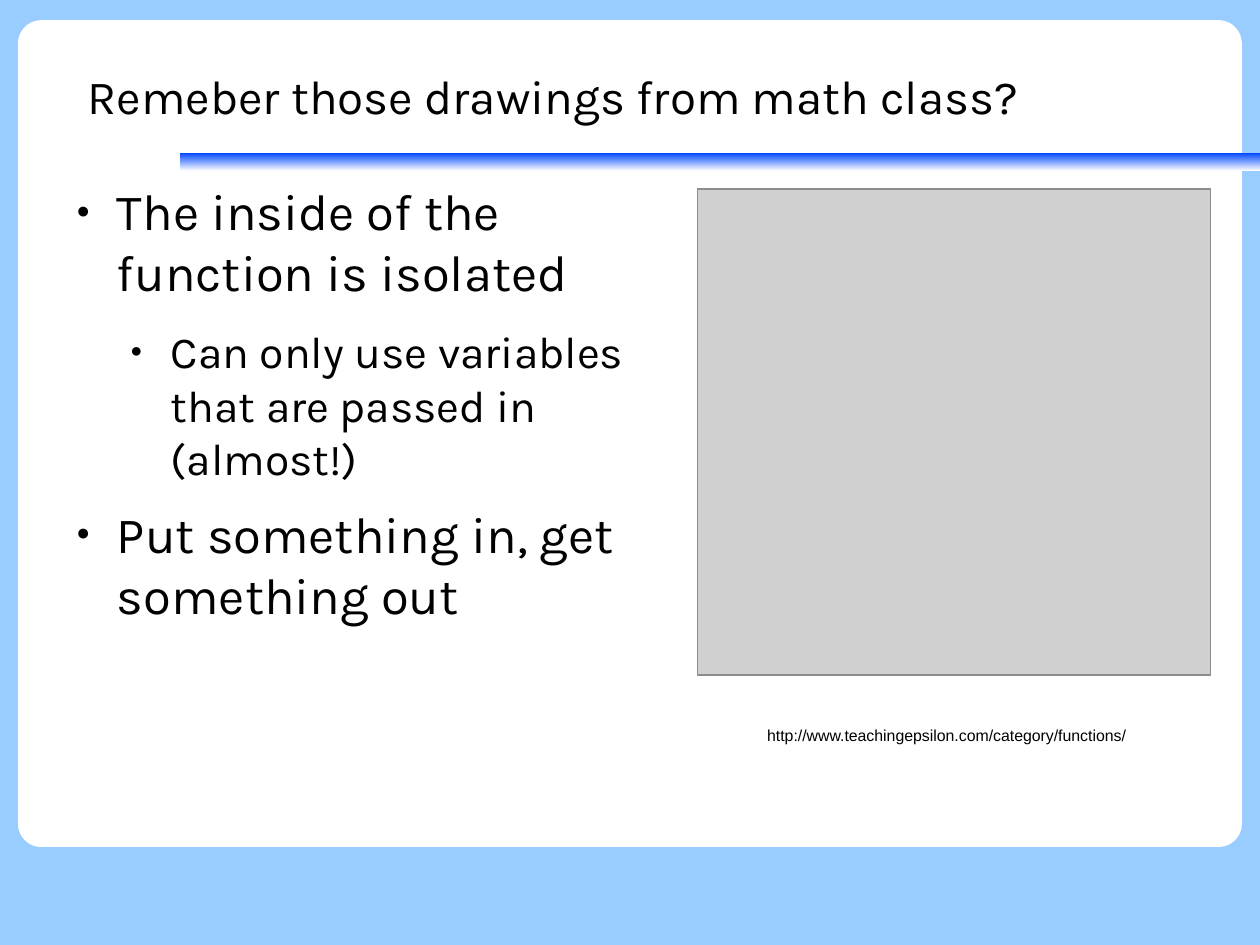
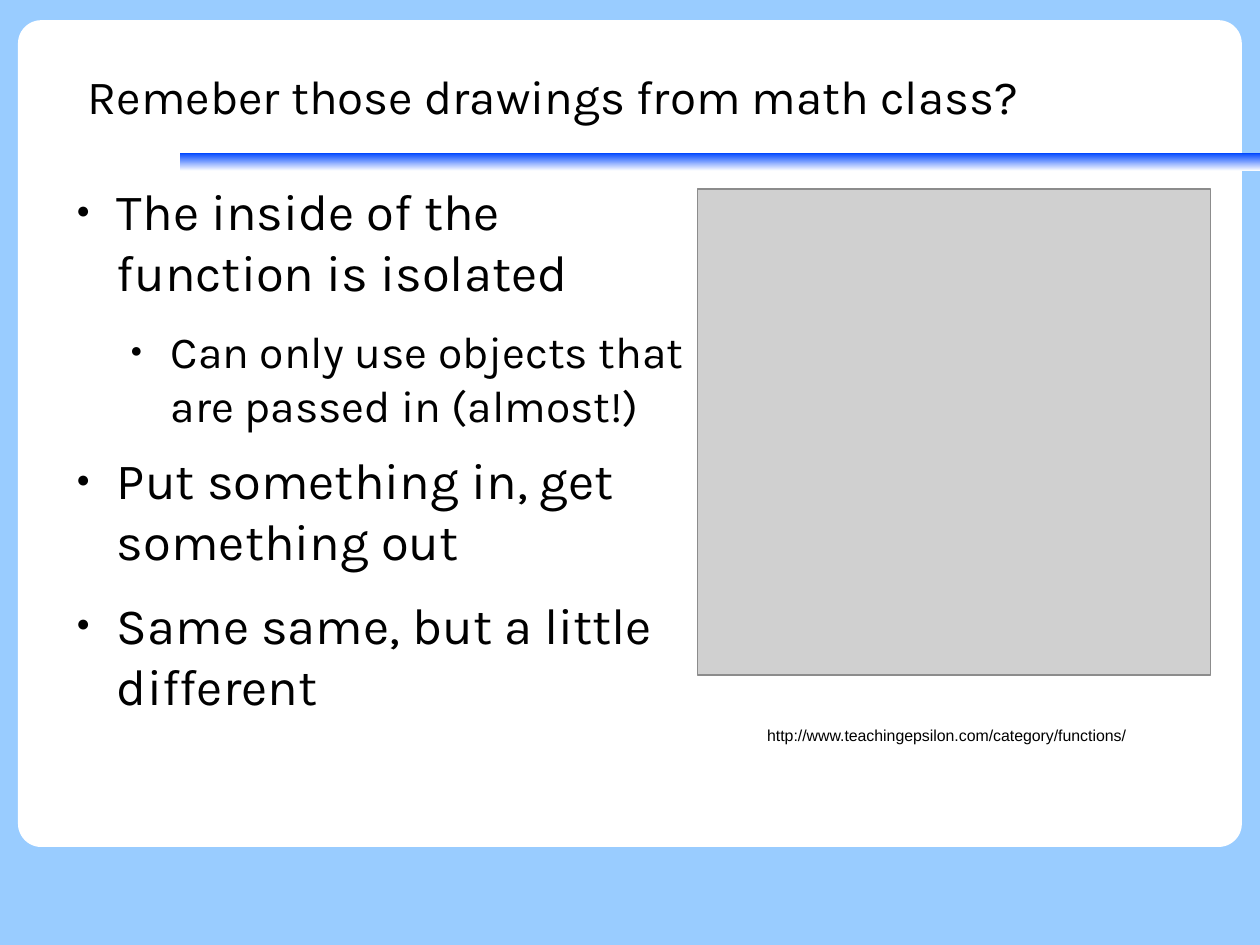
Before and after one commit to KennethNielsen/presentations, a slide deck: slide 82 of python/part1/part1_with_theme.odp. Drawn at 1260x945 pixels with LibreOffice and Linux fonts; fonts in the diff are those of the drawing; grey boxes stand for pictures; background and template pictures are left out. Boxes give left, top, right and bottom in pixels: in the first picture for what was removed or moved away, otherwise in the second. Text is boxed around its words. In the diff, an @@ line names an element or a change of style, - is before the commit and + after.

```diff
--- a/python/part1/part1_with_theme.odp
+++ b/python/part1/part1_with_theme.odp
@@ text at <box>171,337,684,433</box>: text changed @@
-  ● Can only use variables that are passed in (almost!)
+  ● Can only use objects that are passed in (almost!)
@@ text at <box>117,609,652,706</box>: paragraph added @@
+● Same same, but a little different
```
Also in this commit, not shown: 37 other slides changed, 3 slides added, 4 slides removed, 1 other file.
